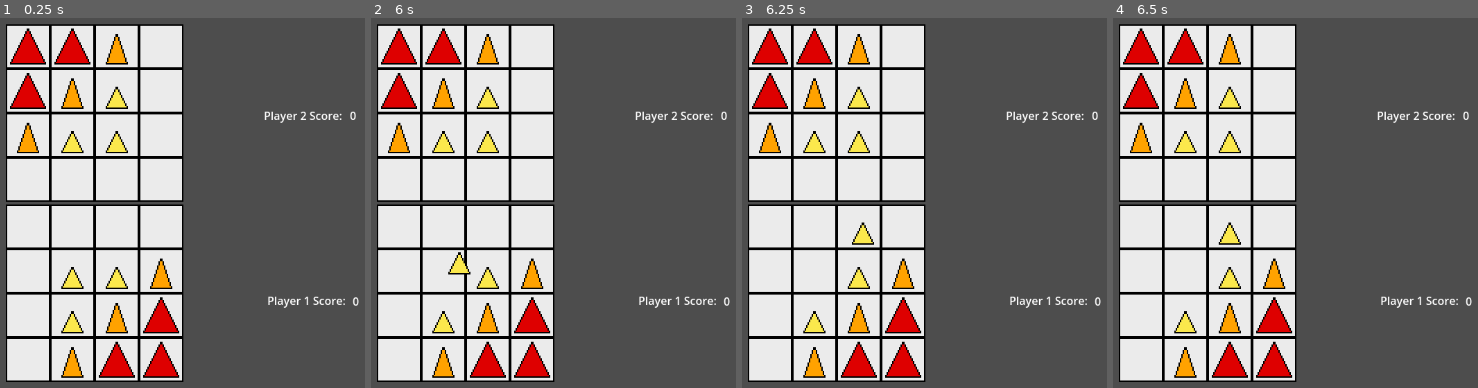
Above: before the commit, frames 1-4 (left to right).
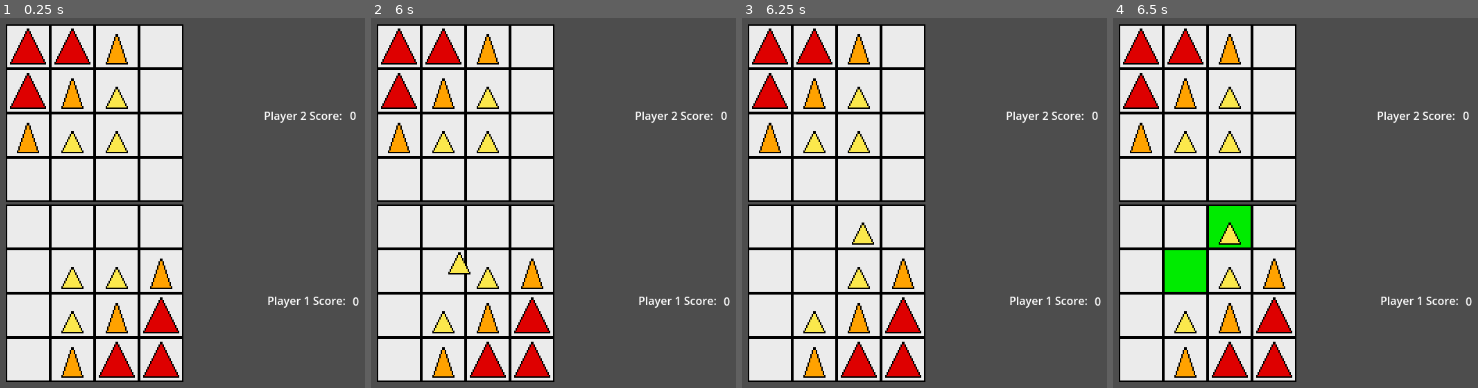
Above: after the commit, the same moments.

Repository: Lorenzo603/martian-chess
Game: Godot game, scene res://main.tscn
The game is run twice, just before and just after one commit, with the same random seed, the same clock (stepped at 60 frames per second) and the same inputs.
Inputs (mouse positions are in pixels of both pictures, inside the frame that each line leads up to):
- Up to frame 1 (0.25 s): no input
- Up to frame 2 (6 s): tap Enter at 0.5, 5.75 s; drag from (487, 358) to (400, 269) at 0.52 s; drag from (531, 358) to (400, 314) at 1.27 s; move the mouse to (531, 314) at 2.02 s; hold Up (ui_up) 2.03-2.75 s; tap O at 2.1, 5.1 s; click (531, 314) at 2.17 s; tap Space at 2.75 s; drag from (444, 358) to (487, 269) at 2.77 s; drag from (487, 314) to (692, 203) at 3.52 s; drag from (531, 269) to (487, 358) at 4.27 s; move the mouse to (444, 314) at 5.02 s; hold Down (ui_down) 5.03-5.75 s; click (444, 314) at 5.17 s; drag from (444, 269) to (491, 225) at 5.77 s
- Up to frame 3 (6.25 s): no input
- Up to frame 4 (6.5 s): no input

Frames 1-3 are identical in both runs. In frame 4, 2.5% of the frame differs, in the area x 13-38%, y 50-75%.

Commit message:
highlight last move

Diff:
--- a/GameController.gd
+++ b/GameController.gd
@@ -2,6 +2,8 @@
 
 const piece_big_texture = preload("res://Assets/Sprites/PieceBig.png")
 const piece_medium_texture = preload("res://Assets/Sprites/PieceMedium.png")
+
+@onready var board = get_node("../Board")
 
 # TODO: player goes second
 
@@ -10,6 +12,8 @@
 
 func _on_piece_moved(moved_piece, move_result, destination_tile_x, destination_tile_y,
 	overlapping_tile):
+	_highlight_move_tiles(moved_piece.starting_tile_ref, overlapping_tile)
+
 	moved_piece.starting_tile_ref.set_piece(null)
 	var has_captured = move_result[1]
 	var promotion_piece = move_result[2]
@@ -24,3 +28,11 @@
 	moved_piece.global_position = clamp_position
 	moved_piece.starting_tile_x = destination_tile_x
 	moved_piece.starting_tile_y = destination_tile_y
+
+
+
+func _highlight_move_tiles(starting_tile: Sprite2D, destination_tile: Sprite2D):
+	for tile in board.get_children():
+		tile.modulate = Color(1, 1, 1)
+	starting_tile.modulate = Color(0, 1, 0)
+	destination_tile.modulate = Color(0, 1, 0)
